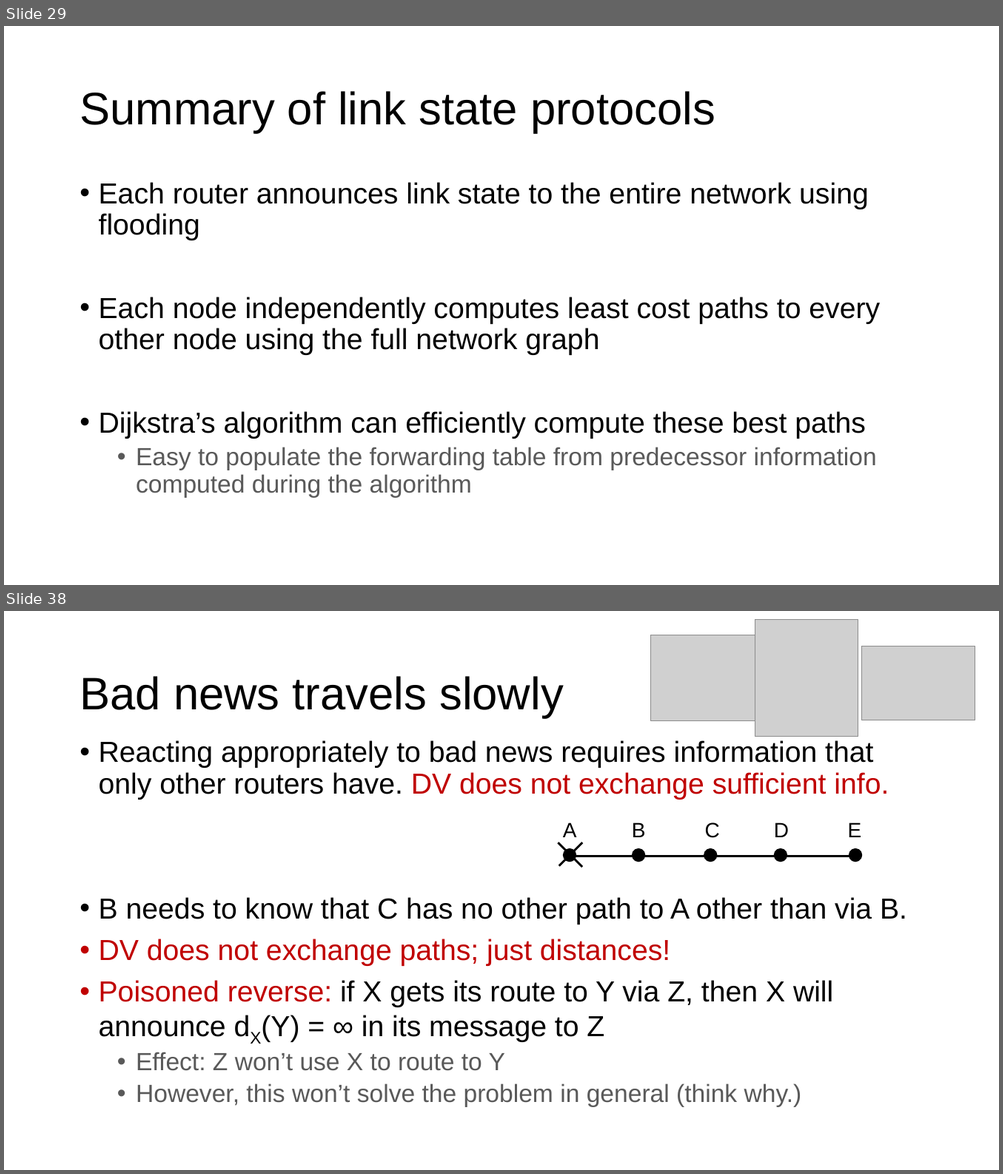
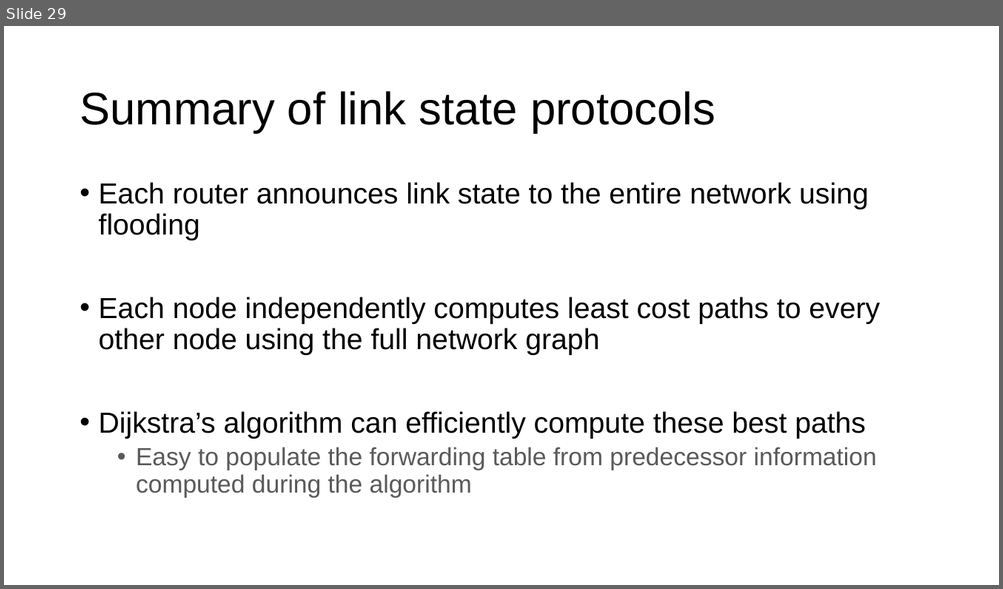
Before and after one commit to ngsrinivas/coursegen, a slide deck: ex/352-F24/staging/352-F24/lectures/23-net-debugging-routing.pptx. Shown one above the other, each under a label of ours: slides 29 and 38 before the commit, slide 29 after it; the slides between them are not shown. The pictures are 1003x1174 and 1003x589 pixels, drawn with LibreOffice and Linux fonts; fonts in the diff are those of the drawing; grey boxes stand for pictures. Boxes give left, top, right and bottom in pixels: in the first picture for what was removed or moved away, otherwise in the second. Text is boxed around its words. In the diff, an @@ line names an element or a change of style, - is before the commit and + after.

```diff
--- a/ex/352-F24/staging/352-F24/lectures/23-net-debugging-routing.pptx
+++ b/ex/352-F24/staging/352-F24/lectures/23-net-debugging-routing.pptx
@@ slide 38 removed at (4, 611, 999, 1170), background #FFFFFF @@
@@ picture removed at (755, 619, 858, 736) @@
@@ picture removed at (651, 635, 755, 721) @@
@@ picture removed at (861, 646, 975, 721) @@
@@ title removed at (79, 676, 563, 718) @@
-Bad news travels slowly
@@ text removed at (99, 741, 907, 1108) @@
-• Reacting appropriately to bad news requires information that only other routers have. DV does not exchange sufficient info.
-• B needs to know that C has no other path to A other than via B.
-• DV does not exchange paths; just distances!
-• Poisoned reverse: if X gets its route to Y via Z, then X will announce dX(Y) = ∞ in its message to Z
-  • Effect: Z won’t use X to route to Y
-  • However, this won’t solve the problem in general (think why.)
@@ text removed at (563, 823, 577, 837) @@
-A
@@ text removed at (632, 823, 646, 837) @@
-B
@@ text removed at (705, 823, 720, 838) @@
-C
@@ text removed at (774, 823, 788, 837) @@
-D
@@ text removed at (848, 823, 862, 837) @@
-E
@@ line removed from (558, 843) to (582, 867) @@
@@ line removed from (582, 843) to (559, 866) @@
@@ ellipse removed at (563, 849, 576, 862) @@
@@ ellipse removed at (632, 849, 645, 862) @@
@@ ellipse removed at (704, 849, 717, 862) @@
@@ ellipse removed at (774, 849, 787, 862) @@
@@ ellipse removed at (849, 849, 862, 862) @@
@@ line removed from (566, 857) to (858, 857) @@
```
Also in this commit, not shown: 9 other slides removed, 6 other files.
